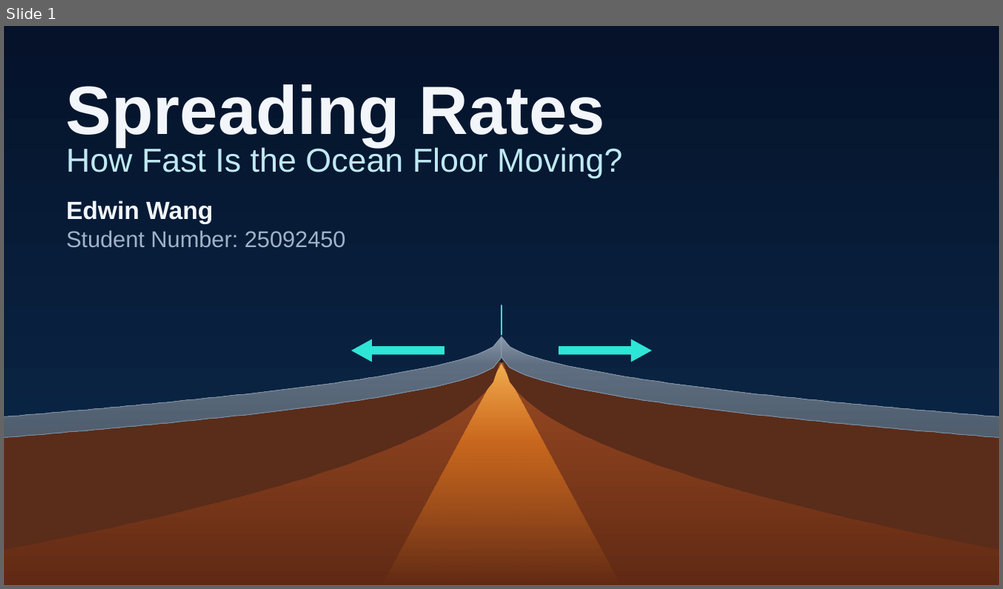
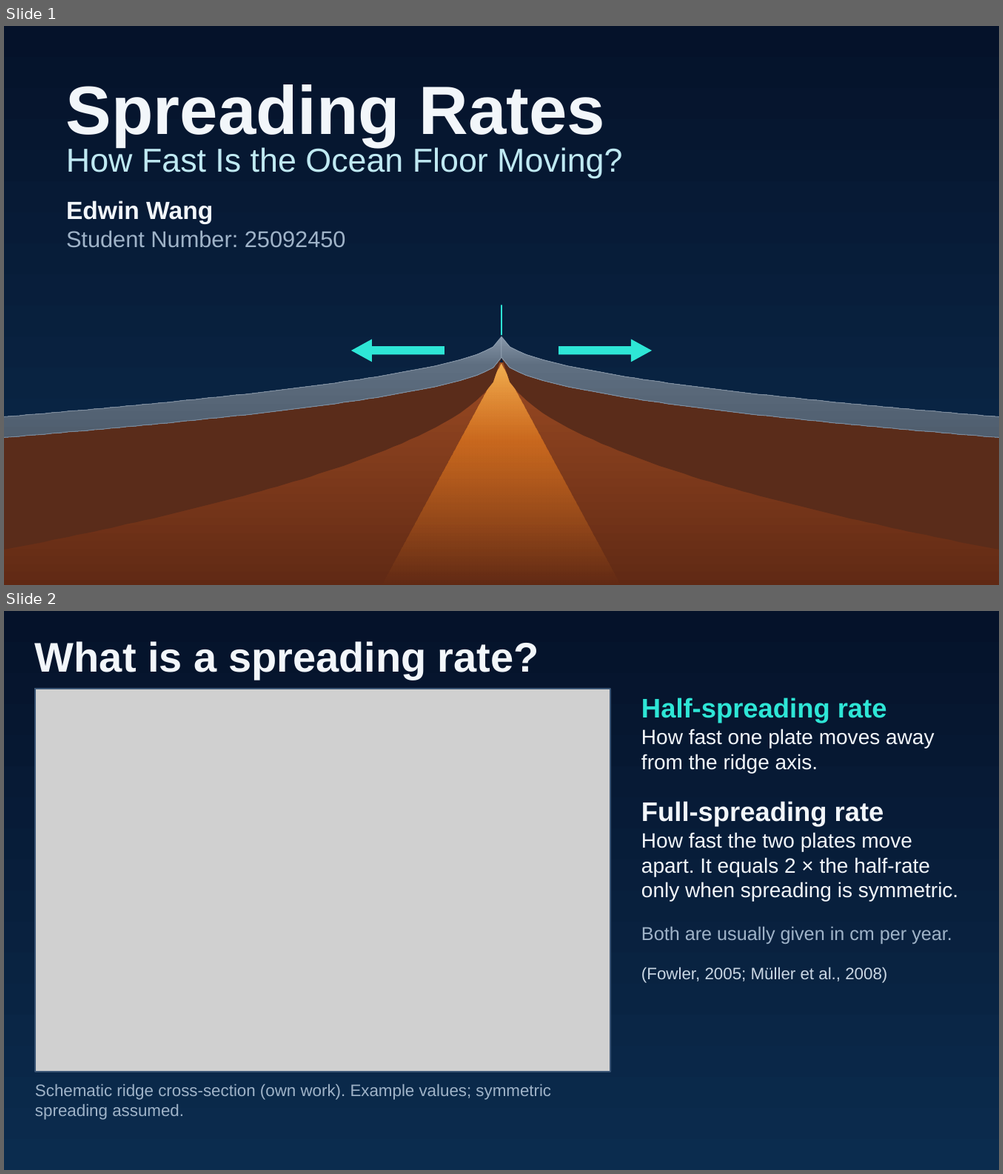
Before and after one commit to manguse4u-star/Wow, a slide deck: deliverables/Spreading_Rates_Presentation.pptx. Shown one above the other, each under a label of ours: slide 1 before the commit, slides 1 and 2 after it. The pictures are 1003x589 and 1003x1174 pixels, drawn with LibreOffice and Linux fonts; fonts in the diff are those of the drawing; grey boxes stand for pictures. Boxes give left, top, right and bottom in pixels: in the first picture for what was removed or moved away, otherwise in the second. Text is boxed around its words. In the diff, an @@ line names an element or a change of style, - is before the commit and + after.

```diff
--- a/deliverables/Spreading_Rates_Presentation.pptx
+++ b/deliverables/Spreading_Rates_Presentation.pptx
@@ slide 2 added at <box>4,611,999,1170</box>, background #071A33 @@
@@ rectangle added at <box>4,611,999,1170</box>, fill gradient #05122A to #0B2C4E @@
@@ text added at <box>35,641,539,679</box>, 40 pt, text #F2F6FA, bold @@
+What is a spreading rate?
@@ picture added at <box>35,689,611,1072</box> @@
@@ rectangle added at <box>35,689,611,1072</box>, outline #3A5575 1 pt @@
@@ text added at <box>641,698,887,723</box>, 26 pt, text #2EE6D6, bold @@
+Half-spreading rate
@@ text added at <box>641,729,933,773</box>, 20 pt, text #F2F6FA @@
+How fast one plate moves away from the ridge axis.
@@ text added at <box>641,801,884,826</box>, 26 pt, text #F2F6FA, bold @@
+Full-spreading rate
@@ text added at <box>641,832,958,901</box>, 20 pt, text #F2F6FA @@
+How fast the two plates move apart. It equals 2 × the half-rate only when spreading is symmetric.
@@ text added at <box>641,927,952,944</box>, 18 pt, text #9FB3C8 @@
+Both are usually given in cm per year.
@@ text added at <box>641,967,887,983</box>, 16 pt, text #C9D6E3 @@
+(Fowler, 2005; Müller et al., 2008)
@@ text added at <box>35,1085,551,1120</box>, 16 pt, text #9FB3C8 @@
+Schematic ridge cross-section (own work). Example values; symmetric spreading assumed.
```
Also in this commit, not shown: 1 other slide added, 2 slides removed, 53 other files.
